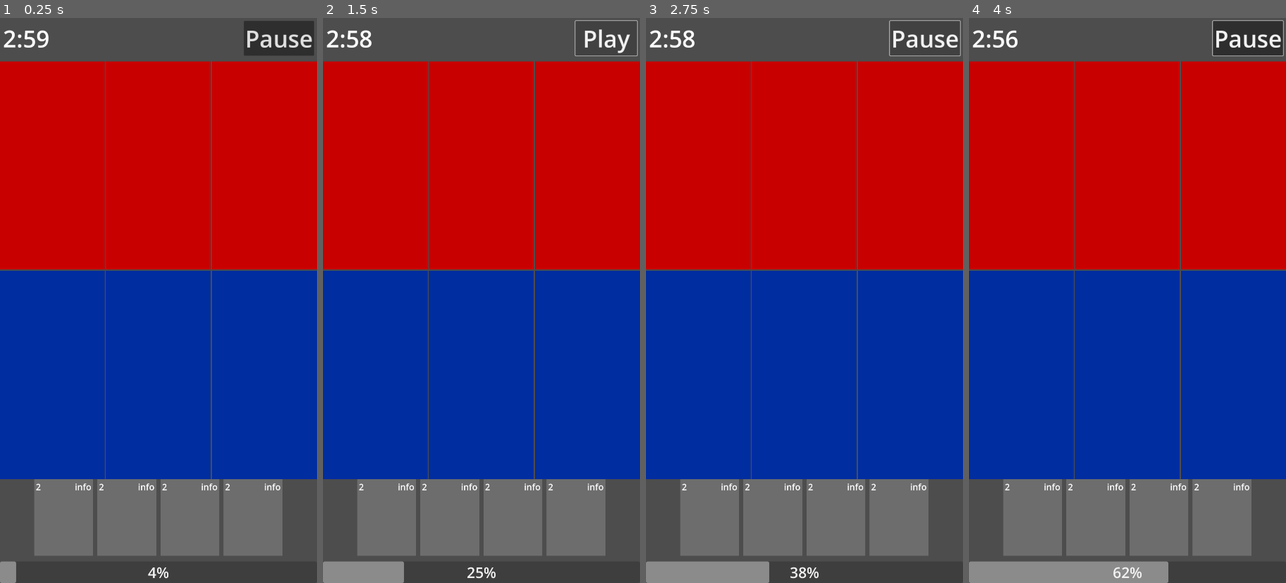
Above: before the commit, frames 1-4 (left to right).
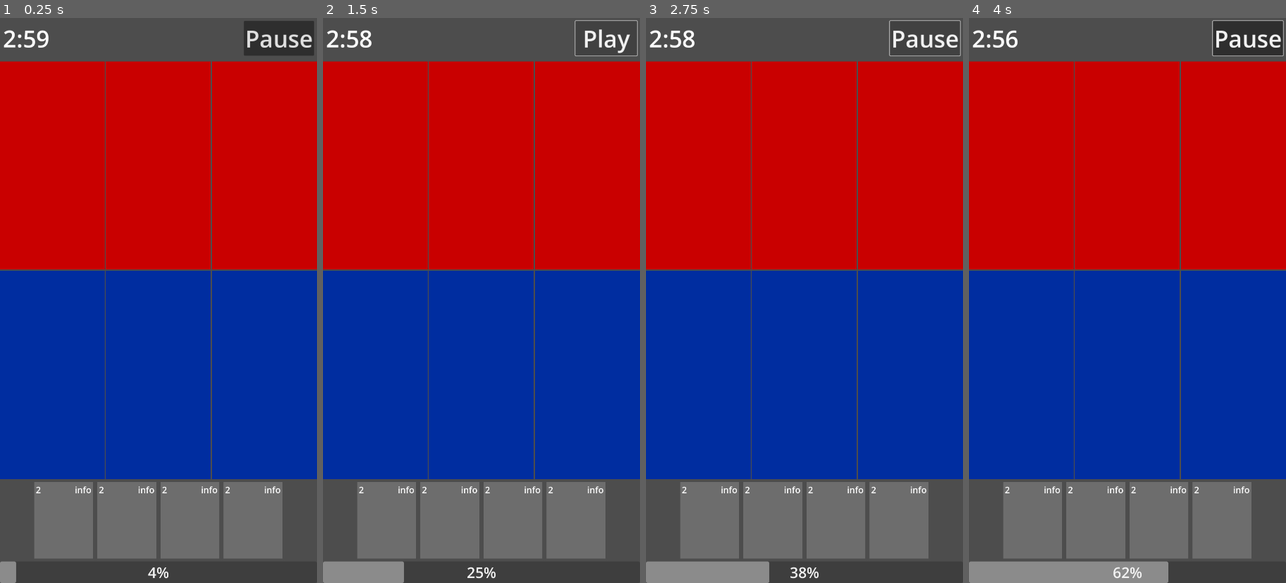
Above: after the commit, the same moments.

Repository: BerkZerker/CFG-Project
Game: Godot game, scene res://src/game/game.tscn
Two runs of this game, one before a commit and one after it. Both use one fixed random seed, a clock stepped at 60 frames per second and the inputs below.
Inputs (mouse positions are in pixels of both pictures, inside the frame that each line leads up to):
- Up to frame 1 (0.25 s): no input
- Up to frame 2 (1.5 s): move the mouse to (551, 272) at 0.52 s; click (551, 272) at 0.67 s; click "Pause" at 1.25 s
- Up to frame 3 (2.75 s): click "Play" at 2 s
- Up to frame 4 (4 s): drag from (1064, 328) to (1111, 413) at 2.77 s; move the mouse to (1159, 176) at 3.52 s; click (1159, 176) at 3.67 s

The runs differ from the first frame. In frame 1, 0.9% of the frame differs, in the area x 10-90%, y 81-96%; in frame 2, 0.9%; in frame 3, 0.9%; in frame 4, 0.9%.

Commit message:
worked on lane highlights

Diff:
--- a/src/cards/card.gd
+++ b/src/cards/card.gd
@@ -21,6 +21,7 @@
 var target_pos : Vector2 = Vector2.ZERO
 var original_pos : Vector2 = Vector2.ZERO
 var current_lane : int = 0
+var previous_lane : int = 0
 var card_state : States = States.WAITING
 
 enum States {
@@ -118,17 +119,19 @@
 
 func _on_lane_entered(index : int, lane : int, type : Lane.Types) -> void:
 	if touch_index == index and (card_state == States.CARRYING or card_state == States.DROPPABLE) and (lane_type == type or lane_type == Lane.Types.DEBUG):
+		previous_lane = current_lane
 		current_lane = lane
 		card_state = States.DROPPABLE
-		#GameEvents.laneHighlightOn.emit(current_lane)
+		GameEvents.addLaneHighlight.emit(current_lane)
 
 
 func _on_lane_exited(index : int, lane : int, type : Lane.Types) -> void:
 	if touch_index == index and current_lane == lane and (lane_type == type or lane_type == Lane.Types.DEBUG):
-		# This if statement might still be buggy
+		card_state = States.CARRYING
+		GameEvents.subtractLaneHighlight.emit(current_lane)
 		current_lane = 0
-		card_state = States.CARRYING
-		#GameEvents.laneHighlightOff.emit(lane)
+	elif previous_lane == lane:
+		GameEvents.subtractLaneHighlight.emit(previous_lane)
 
 
 func _on_lane_pressed(pos : Vector2, index : int, lane : int, type : Lane.Types) -> void:
@@ -138,9 +141,12 @@
 		hand_reference.touch_indexes.append(touch_index)
 		target_pos.x = pos.x - size.x / 2.0
 		target_pos.y = pos.y - size.y / 2.0
+		previous_lane = current_lane
 		current_lane = lane
 		card_state = States.DROPPABLE
+		GameEvents.addLaneHighlight.emit(current_lane)
 
 
 func _on_lane_released(pos : Vector2, index : int, lane : int, type : Lane.Types) -> void:
-	pass
+	if current_lane == lane:
+		GameEvents.subtractLaneHighlight.emit(lane)
--- a/src/cards/card.tscn
+++ b/src/cards/card.tscn
@@ -77,9 +77,8 @@
 custom_minimum_size = Vector2(200, 260)
 layout_mode = 3
 anchors_preset = 0
-offset_top = -10.0
 offset_right = 200.0
-offset_bottom = 250.0
+offset_bottom = 260.0
 pivot_offset = Vector2(100, 130)
 mouse_filter = 1
 script = ExtResource("1_ius43")
--- a/src/game/game_events.gd
+++ b/src/game/game_events.gd
@@ -6,3 +6,5 @@
 signal laneExited(index : int, lane_no : int, lane_type : Lane.Types)
 signal lanePressed(position : Vector2, index : int, lane_no : int, lane_type : String)
 signal laneReleased(position : Vector2, index :int, lane_no : int, lane_type : String)
+signal addLaneHighlight(lane_no : int)
+signal subtractLaneHighlight(lane_no : int)
--- a/src/game/lane.gd
+++ b/src/game/lane.gd
@@ -6,7 +6,8 @@
 
 @onready var cardQueue : VBoxContainer = $CenterContainer/CardQueue
 
-var touch_indexes: Dictionary = {}
+var touch_indexes : Dictionary = {}
+var highlight : int = 0
 
 enum Types {
 	NONE,
@@ -18,9 +19,8 @@
 
 # Called when the node enters the scene tree for the first time.
 func _ready():
-	pass
-	#GameEvents.laneHighlightOn.connect(highlight_on)
-	#GameEvents.laneHighlightOff.connect(highlight_off)
+	GameEvents.addLaneHighlight.connect(_on_add_highlight)
+	GameEvents.subtractLaneHighlight.connect(_on_subtract_highlight)
 
 
 # Called every frame. 'delta' is the elapsed time since the previous frame.
@@ -57,11 +57,16 @@
 	#cardQueue.add_child(card)
 
 
-func highlight_on(lane_no : int):
+func _on_add_highlight(lane_no : int):
 	if number == lane_no:
-		modulate.a = 0.5
+		highlight += 1
+		if highlight > 0:
+			modulate.a = 0.5
 
 
-func highlight_off(lane_no : int):
+func _on_subtract_highlight(lane_no : int):
 	if number == lane_no:
-		modulate.a = 1
+		highlight -= 1
+		if highlight <= 0:
+			highlight = 0
+			modulate.a = 1
Not shown, changed: todo.txt
